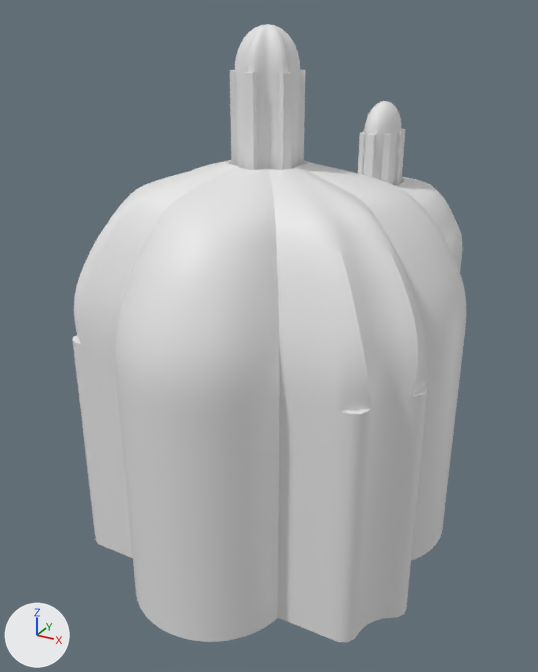
Two versions of the glTF model models/grammar/grammar_36.glb, one commit apart.
One viewpoint serves both versions: a 50 mm camera at (1.99, -4.48, 3.18) aimed at (-0.27, -0.36, 1.12). The lights are fixed; the arrows at lower left show +X, +Y and +Z. The first picture is the older version. Where no turn or scale is listed for an object, it has been applied to the vertices.

The first picture shows 'cupola_0', 'cupola_1', 'lantern_0', 'lantern_col', 'vault_0', 'vault_1', 'walls' and 1 more.
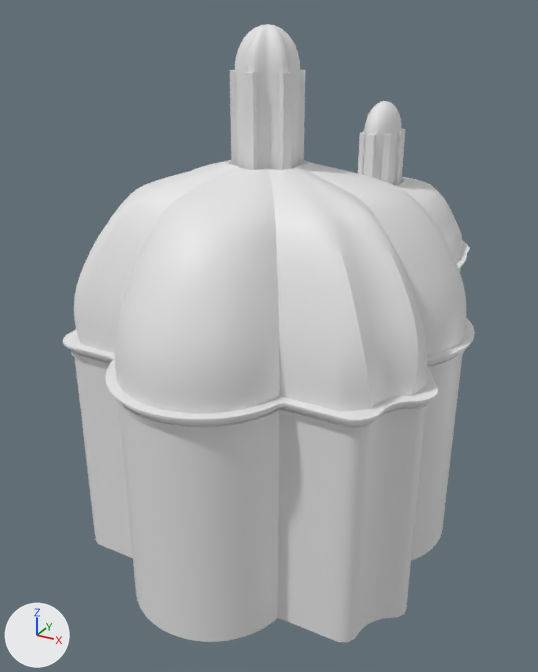
The newer file is also rescaled (x0.974), turned or shifted as a whole; pictures and numbers use the older file's frame.

Changed parts and their boxes [x1, y1, x2, y2] in the pictures (538 x 672 px):
'cornice_out', added
    after: [63, 240, 475, 432]

The change, as a diff of the scene's bpy script:
```diff
--- a/models/grammar/grammar_36.glb.py
+++ b/models/grammar/grammar_36.glb.py
@@ me_cornice_out @@
+me_cornice_out.from_pydata(...)  # 2880 vertices, 5760 faces; spans x -1.15..1.15, y -2.05..2.05, z 1.34..1.43
@@ ob_cornice_out @@
+ob_cornice_out = bpy.data.objects.new('cornice_out', me_cornice_out)
+ob_cornice_out.location = (-0.001, 0.0, 0.0)
```
